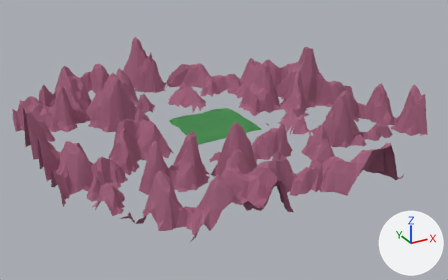
A saved change to the Blender file forest.blend.
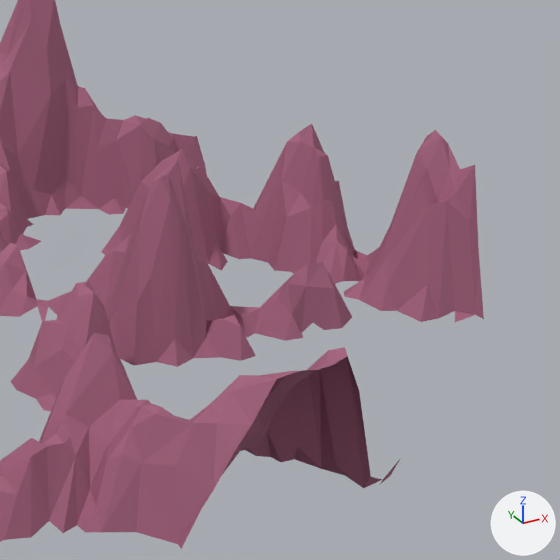
Each version appears first whole from a 50 mm lens placed at (-387.0, -734.0, 341.0), pointed at (3.0, -26.0, -13.0), and next in a close-up on the part from 67% to 100% of the width and 18% to 71% of the height. The lights are fixed; the arrows at lower right show +X, +Y and +Z.

The first close-up shows 'Mountains'.
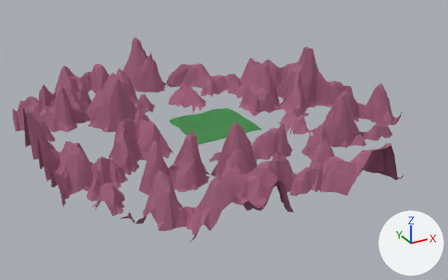
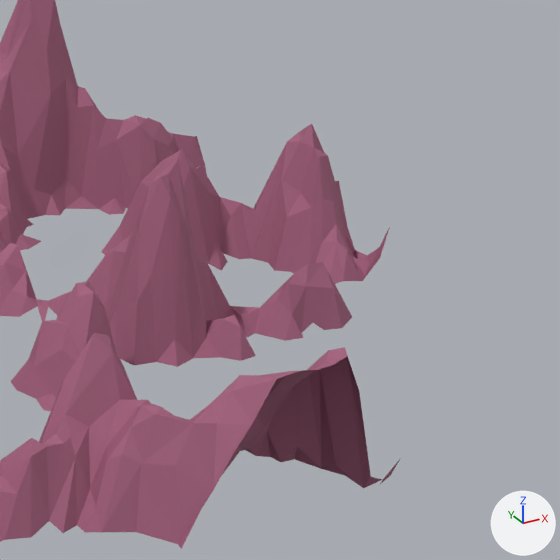
Location of each change, (x1, y1, x2, y2) in pixels of the close-ups (560 x 560 px):
'Mountains', reshaped: before (0, 0, 484, 549); after (0, 0, 400, 549)
part 1 of me_plane_006, cut back: before (343, 130, 484, 322); after (343, 248, 377, 281)

Patch to the scene script:
```diff
--- a/forest.blend.py
+++ b/forest.blend.py
@@ me_plane_006 @@
 # used by ob_mountains; location = (0.0, 0.0, -4.2); scale = (253.0, 253.0, 1.76)
-me_plane_006.from_pydata(...)  # 2931 vertices, 4634 faces; spans x -1.0..1.0, y -1.0..1.0, z -3.3..50.0
+me_plane_006.from_pydata(...)  # 2887 vertices, 4579 faces; spans x -1.0..1.0, y -1.0..1.0, z -3.3..50.0
+# me_plane_006 part 1
+# 38 vertices are removed from x 0.9..1.0, y -0.7..-0.5, z 0.0..36.9
+# 56 faces are deleted
+# 4 new faces join them
 me_plane_006.materials.append(mat_material_002)
```
